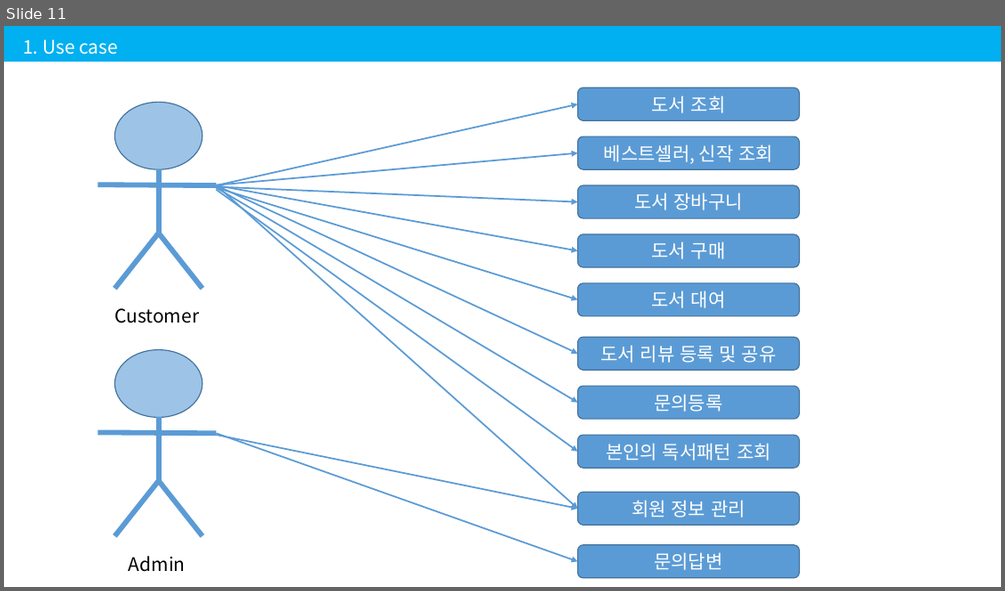
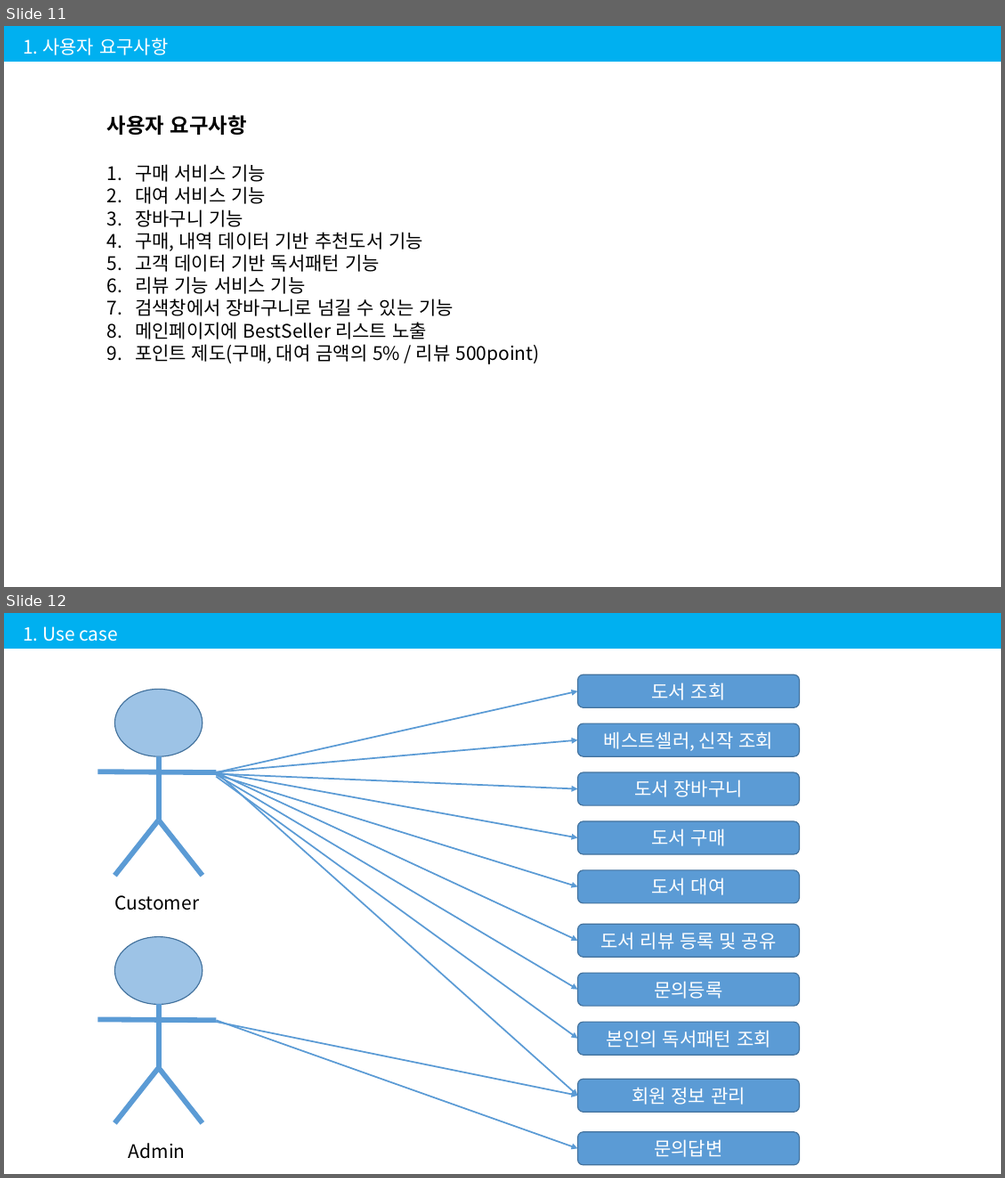
Before and after one commit to 201411096/kosmo_bookstore, a slide deck: Document/2조 김용선, 박세영, 정아인.pptx. Shown one above the other, each under a label of ours: slide 11 before the commit, slides 11 and 12 after it. The pictures are 1005x591 and 1005x1178 pixels, drawn with LibreOffice and Linux fonts; fonts in the diff are those of the drawing. Boxes give left, top, right and bottom in pixels: in the first picture for what was removed or moved away, otherwise in the second. Text is boxed around its words. In the diff, an @@ line names an element or a change of style, - is before the commit and + after.

```diff
--- a/Document/2조 김용선, 박세영, 정아인.pptx
+++ b/Document/2조 김용선, 박세영, 정아인.pptx
@@ slide 11 added at (x1=4, y1=26, x2=1001, y2=587), background #FFFFFF @@
@@ rectangle added at (x1=4, y1=26, x2=1001, y2=62), fill #00B0F0 @@
@@ text added at (x1=23, y1=38, x2=168, y2=55), 18 pt, text #FFFFFF @@
+1. 사용자 요구사항
@@ text added at (x1=107, y1=115, x2=539, y2=364), 18 pt, text #000000 @@
+사용자 요구사항
+1. 구매 서비스 기능
+2. 대여 서비스 기능
+3. 장바구니 기능
+4. 구매, 내역 데이터 기반 추천도서 기능
+5. 고객 데이터 기반 독서패턴 기능
+6. 리뷰 기능 서비스 기능
+7. 검색창에서 장바구니로 넘길 수 있는 기능
+8. 메인페이지에 BestSeller 리스트 노출
+9. 포인트 제도(구매, 대여 금액의 5% / 리뷰 500point)
@@ what was slide 11 is now slide 12 @@
```
Also in this commit, not shown: 4 slides changed, 14 other slides added.
